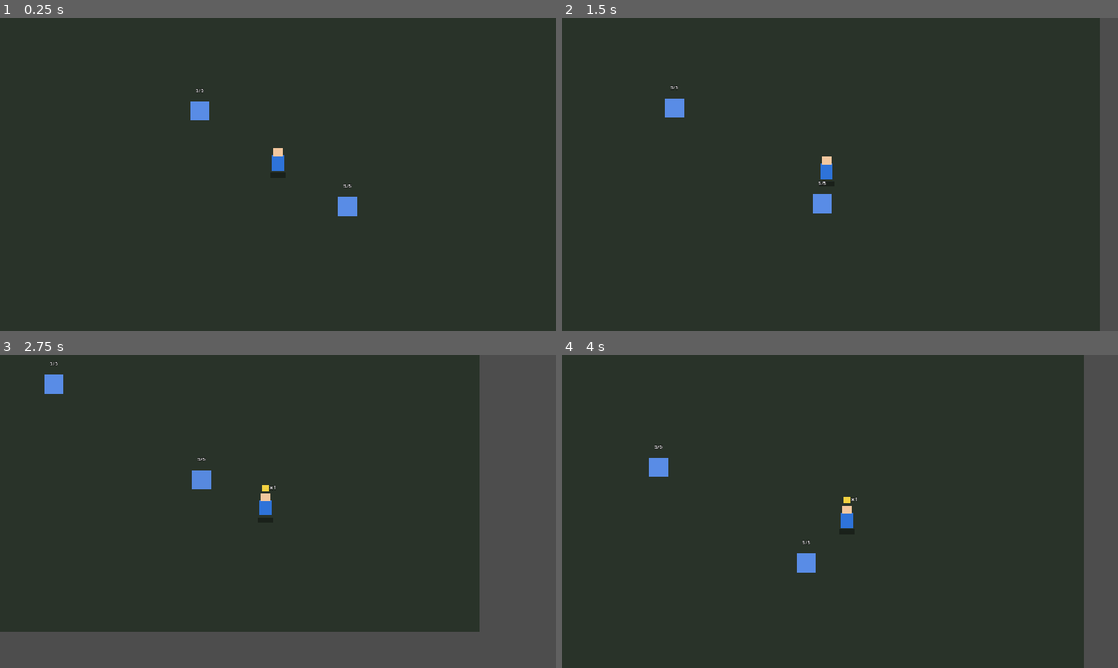
Above: before the commit, frames 1-4 (two rows, left to right).
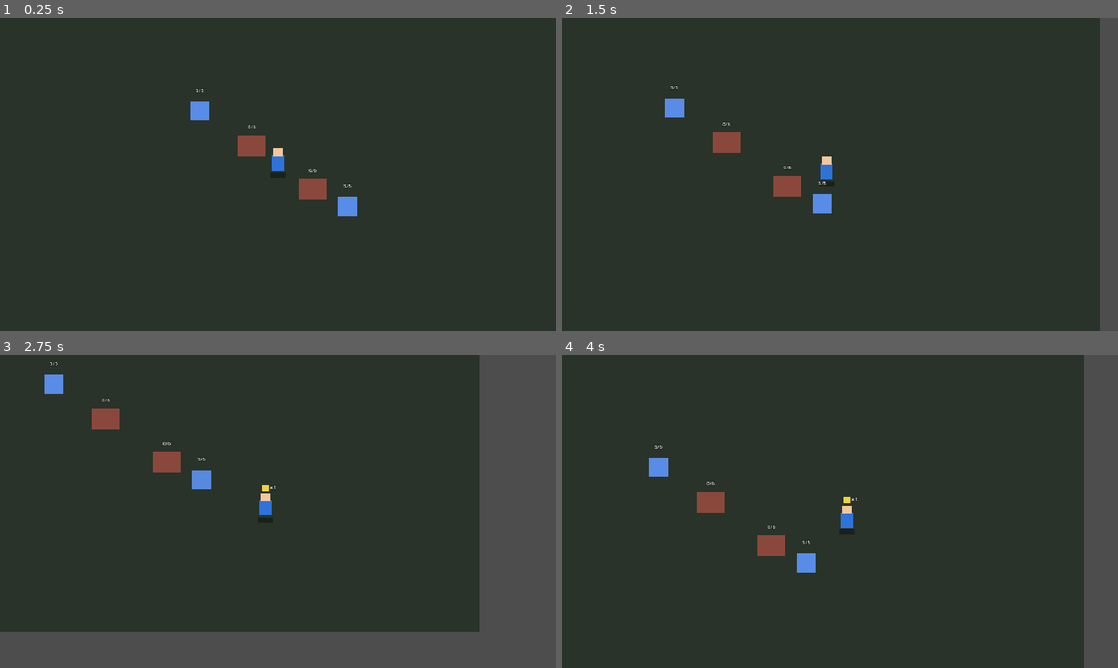
Above: after the commit, the same moments.

Repository: afares8/empire-rush
Game: Godot game, scene res://scenes/Main.tscn
The game is run twice, just before and just after one commit, with the same random seed, the same clock (stepped at 60 frames per second) and the same inputs.
Inputs:
- Up to frame 1 (0.25 s): no input
- Up to frame 2 (1.5 s): tap Enter at 0.5 s; hold D (move_right) 0.53-1.28 s; hold E (interact) 0.53-1.28 s; hold S (move_down) from 1.28 s (still down); tap E (interact) at 1.35 s
- Up to frame 3 (2.75 s): release S (move_down) at 2.03 s; hold D (move_right) from 2.03 s (still down); hold E (interact) from 2.03 s (still down)
- Up to frame 4 (4 s): release D (move_right) at 2.78 s; release E (interact) at 2.78 s; hold W (move_up) 2.78-3.53 s; tap E (interact) at 2.85 s; hold A (move_left) from 3.53 s (still down); hold E (interact) from 3.53 s (still down)

The runs differ from the first frame. In frame 1, 0.7% of the frame differs, in the area x 42-59%, y 34-58%; in frame 2, 0.7%; in frame 3, 0.7%; in frame 4, 0.7%.

Commit message:
Fix watchdog: monitorear PROCESO devin, no log file
Root cause: devin en modo -p bufferiza TODO el output hasta terminar.
El log file NO crece en tiempo real. El watchdog anterior mataba devin
a los 120s porque el log no crecia, aunque devin estaba trabajando.

Nuevo enfoque: pipeline en FOREGROUND (captura output correctamente,
escribe al log linea a linea cuando devin las emite al terminar) +
watchdog en BACKGROUND (Start-Job) que monitorea el PROCESO devin:
- Si devin tiene procesos hijos (bash, godot, git) → esta trabajando
- Si devin NO tiene hijos Y su CPU no cambia → termino pero hung
- Si hung por >120s → matar devin → el pipeline desbloquea

Esto distingue "devin trabajando" (tiene hijos/CPU) de "devin hung"
(sin hijos, sin CPU). Aplicado a session.ps1 y finetune.ps1.

Generated with [Devin](https://cli.devin.ai/docs)

Co-Authored-By: Devin <158243242+devin-ai-integration[bot]@users.noreply.github.com>

Diff:
--- a/scenes/Main.tscn
+++ b/scenes/Main.tscn
@@ -1,9 +1,10 @@
-[gd_scene load_steps=5 format=3 uid="uid://main_scene_ter"]
+[gd_scene load_steps=6 format=3 uid="uid://main_scene_ter"]
 
 [ext_resource type="Script" path="res://scripts/game/main.gd" id="1_main"]
 [ext_resource type="PackedScene" path="res://scenes/Player.tscn" id="2_player"]
 [ext_resource type="Script" path="res://scripts/game/camera.gd" id="3_camera"]
 [ext_resource type="PackedScene" path="res://scenes/Pickup.tscn" id="4_pickup"]
+[ext_resource type="PackedScene" path="res://scenes/Shelf.tscn" id="5_shelf"]
 
 [node name="Main" type="Node2D"]
 script = ExtResource("1_main")
@@ -26,6 +27,12 @@
 [node name="PickupB" parent="World" instance=ExtResource("4_pickup")]
 position = Vector2(160, 100)
 
+[node name="ShelfA" parent="World" instance=ExtResource("5_shelf")]
+position = Vector2(-60, -40)
+
+[node name="ShelfB" parent="World" instance=ExtResource("5_shelf")]
+position = Vector2(80, 60)
+
 [node name="Camera2D" type="Camera2D" parent="World"]
 position = Vector2(0, 0)
 zoom = Vector2(1, 1)
--- /dev/null
+++ b/scenes/Shelf.tscn
@@ -0,0 +1,34 @@
+[gd_scene load_steps=3 format=3 uid="uid://shelf_scene_ter"]
+
+[ext_resource type="Script" path="res://scripts/game/shelf.gd" id="1_shelf"]
+
+[sub_resource type="RectangleShape2D" id="rect_area"]
+size = Vector2(80, 80)
+
+[node name="Shelf" type="Area2D"]
+script = ExtResource("1_shelf")
+
+[node name="Body" type="ColorRect" parent="."]
+offset_left = -32.0
+offset_top = -24.0
+offset_right = 32.0
+offset_bottom = 24.0
+color = Color(0.85, 0.35, 0.3, 0.55)
+
+[node name="StockLabel" type="Label" parent="."]
+offset_left = -32.0
+offset_top = -52.0
+offset_right = 32.0
+offset_bottom = -36.0
+theme_override_colors/font_color = Color(1, 1, 1, 1)
+theme_override_colors/font_outline_color = Color(0, 0, 0, 1)
+theme_override_constants/outline_size = 3
+theme_override_font_sizes/font_size = 11
+text = "0/6"
+horizontal_alignment = 1
+
+[node name="AreaShape" type="CollisionShape2D" parent="."]
+shape = SubResource("rect_area")
+
+[connection signal="body_entered" from="." to="." method="_on_body_entered"]
+[connection signal="body_exited" from="." to="." method="_on_body_exited"]
--- a/scripts/game/main.gd
+++ b/scripts/game/main.gd
@@ -16,6 +16,10 @@
 	var pk_a: Node = get_node_or_null("World/PickupA")
 	var pk_b: Node = get_node_or_null("World/PickupB")
 	print("[Main] Pickups: PickupA=%s PickupB=%s" % [pk_a != null, pk_b != null])
+	# Verificar estantes cargados (loop base, LOOP-4).
+	var sh_a: Node = get_node_or_null("World/ShelfA")
+	var sh_b: Node = get_node_or_null("World/ShelfB")
+	print("[Main] Shelves: ShelfA=%s ShelfB=%s" % [sh_a != null, sh_b != null])
 
 func _input(event: InputEvent) -> void:
 	if event is InputEventKey and event.pressed and event.keycode == KEY_ESCAPE:
--- /dev/null
+++ b/scripts/game/shelf.gd
@@ -0,0 +1,86 @@
+# Shelf — estante/mostrador reponible (loop base, LOOP-4).
+# Nodo Area2D con stock y capacity. El jugador entra en el área con
+# producto cargado, presiona E y descarga 1 unidad (respeta capacity
+# del estante y carried del jugador). Visual: fill level del cuerpo.
+# Expone `take_item()` y señal `stock_changed` para que LOOP-5
+# (cliente) compre del estante sin rework.
+class_name Shelf
+extends Area2D
+
+signal stock_changed(new_stock: int)
+signal stocked(amount: int)
+
+@export var capacity: int = 6
+@export var product_name: String = "camiseta"
+
+var stock: int = 0
+var _player_in_area: bool = false
+var _player: Node = null
+
+@onready var _body: ColorRect = $Body
+@onready var _stock_label: Label = $StockLabel
+
+func _ready() -> void:
+	_update_visual()
+
+# Duck-typing: evita dependencia de class_name Player (orden de carga).
+func _is_player(body: Node) -> bool:
+	return body != null and body.has_method("remove_carried") and body.has_method("can_carry")
+
+func _on_body_entered(body: Node) -> void:
+	if not _is_player(body):
+		return
+	_player_in_area = true
+	_player = body
+	if not _player.is_connected("interact_pressed", _on_player_interact):
+		_player.interact_pressed.connect(_on_player_interact)
+
+func _on_body_exited(body: Node) -> void:
+	if not _is_player(body):
+		return
+	if _player and _player.is_connected("interact_pressed", _on_player_interact):
+		_player.interact_pressed.disconnect(_on_player_interact)
+	_player_in_area = false
+	_player = null
+
+func _on_player_interact() -> void:
+	if not _player_in_area or _player == null:
+		return
+	if stock >= capacity:
+		return
+	if _player.carried <= 0:
+		return
+	var dropped: int = _player.remove_carried(1)
+	if dropped <= 0:
+		return
+	stock += dropped
+	emit_signal("stock_changed", stock)
+	emit_signal("stocked", dropped)
+	_update_visual()
+	# Pop táctil al reponer.
+	var tw: Tween = create_tween()
+	tw.tween_property(_body, "scale", Vector2(1.15, 0.88), 0.06).set_trans(Tween.TRANS_SINE)
+	tw.tween_property(_body, "scale", Vector2(1.0, 1.0), 0.1).set_trans(Tween.TRANS_SINE)
+
+# API para LOOP-5 (cliente): consume 1 unidad del estante.
+# Devuelve cuántas realmente tomó (0 si vacío).
+func take_item(n: int = 1) -> int:
+	var to_take: int = clamp(n, 0, stock)
+	if to_take <= 0:
+		return 0
+	stock -= to_take
+	emit_signal("stock_changed", stock)
+	_update_visual()
+	return to_take
+
+func is_empty() -> bool:
+	return stock <= 0
+
+func has_stock() -> bool:
+	return stock > 0
+
+func _update_visual() -> void:
+	# Fill level: de rojo apagado (vacío) a verde brillante (lleno).
+	var ratio: float = float(stock) / float(capacity) if capacity > 0 else 0.0
+	_body.color = Color(0.85 - 0.45 * ratio, 0.35 + 0.55 * ratio, 0.3, 0.55 + 0.45 * ratio)
+	_stock_label.text = "%d/%d" % [stock, capacity]
Not shown, changed: ROADMAP.md
Not shown, changed: overnight/finetune.ps1
Not shown, changed: overnight/session.ps1
